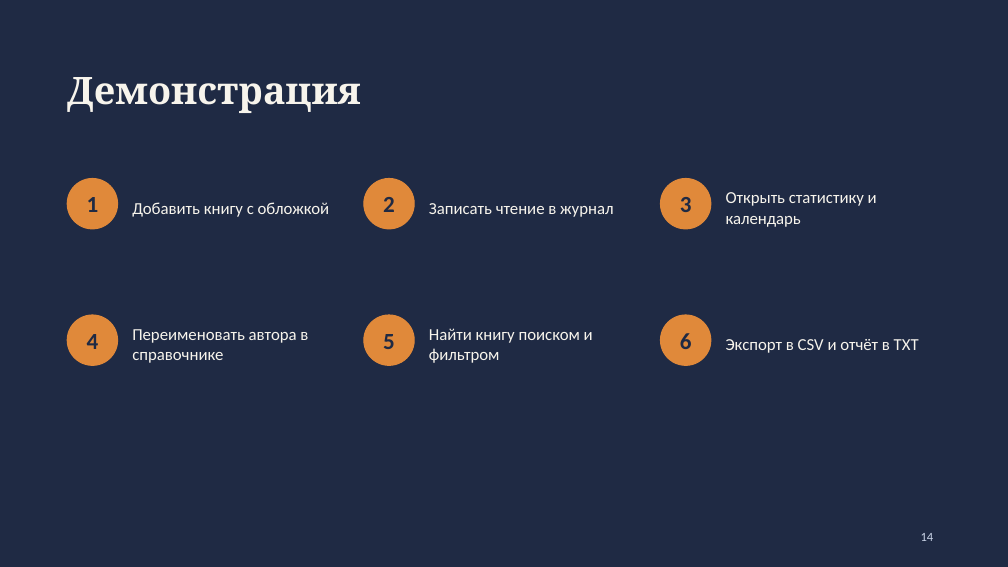
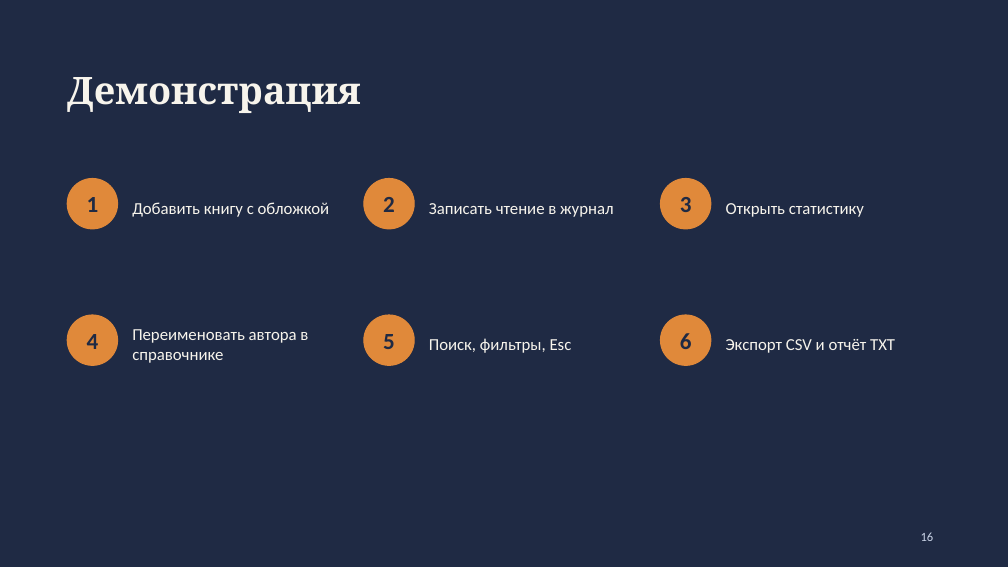
Before and after one commit to monogamie/project, a slide deck: slide 16 of Документы/Презентация.pptx (slide 14 before the commit). Drawn at 1008x567 pixels with LibreOffice and Linux fonts; fonts in the diff are those of the drawing. Boxes give left, top, right and bottom in pixels: in the first picture for what was removed or moved away, otherwise in the second. Text is boxed around its words. In the diff, an @@ line names an element or a change of style, - is before the commit and + after.

```diff
--- a/Документы/Презентация.pptx
+++ b/Документы/Презентация.pptx
@@ text at [726,203,864,217]: text changed @@
-Открыть статистику и календарь
+Открыть статистику
@@ text at [429,338,572,353]: text changed @@
-Найти книгу поиском и фильтром
+Поиск, фильтры, Esc
@@ text at [726,339,895,353]: text changed @@
-Экспорт в CSV и отчёт в TXT
+Экспорт CSV и отчёт TXT
@@ page number at [921,532,934,541]: text changed @@
-14
+16
```
Also in this commit, not shown: 12 other slides changed, 4 slides added, 2 slides removed, 7 other files.
